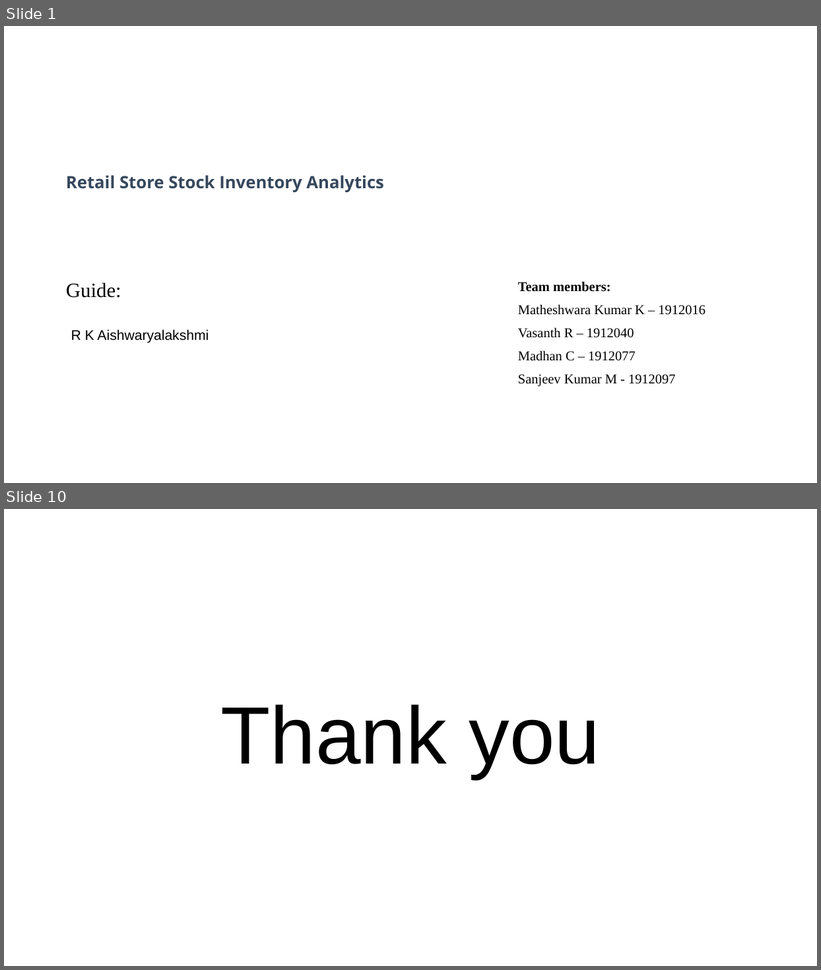
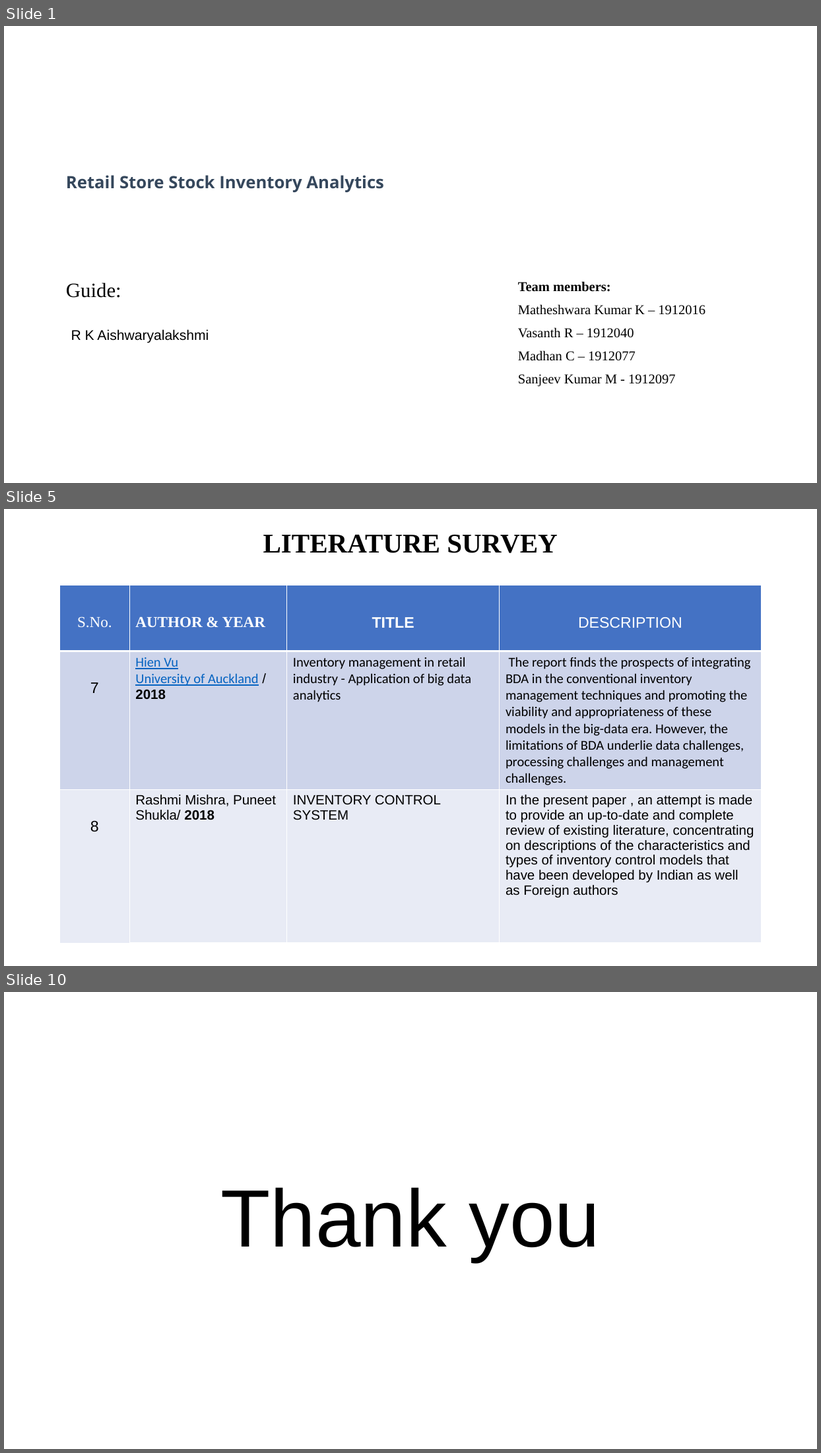
Before and after one commit to IBM-EPBL/IBM-Project-24284-1659940973, a slide deck: Retail Store Stock Inventory Analytics.pptx. Shown one above the other, each under a label of ours: slides 1 and 10 before the commit, slides 1, 5 and 10 after it; the slides between them are not shown. The pictures are 821x970 and 821x1453 pixels, drawn with LibreOffice and Linux fonts; fonts in the diff are those of the drawing. Boxes give left, top, right and bottom in pixels: in the first picture for what was removed or moved away, otherwise in the second. Text is boxed around its words. In the diff, an @@ line names an element or a change of style, - is before the commit and + after.

```diff
--- a/Retail Store Stock Inventory Analytics.pptx
+++ b/Retail Store Stock Inventory Analytics.pptx
@@ slide 5 added at <box>4,509,817,966</box>, background #FFFFFF @@
@@ title added at <box>263,534,557,553</box>, 32 pt, text #000000, bold @@
+LITERATURE SURVEY
@@ table added at <box>60,586,762,901</box>, 3 rows, 4 columns @@
+S.No. | AUTHOR & YEAR | TITLE | DESCRIPTION
+7 | Hien Vu / University of Auckland / 2018 | Inventory management in retail industry - Application of big data analytics | The report finds the prospects of integrating BDA in the conventional inventory management techniques and promoting the viability and appropriateness of these models in the big-data era. However, the limitations of BDA underlie data challenges, processing challenges and management challenges.
+8 | Rashmi Mishra, Puneet Shukla/ 2018 | INVENTORY CONTROL SYSTEM | In the present paper , an attempt is made to provide an up-to-date and complete review of existing literature, concentrating on descriptions of the characteristics and types of inventory control models that have been developed by Indian as well as Foreign authors
```
Also in this commit, not shown: 6 slides changed, 1 other slide added, 2 slides removed.
